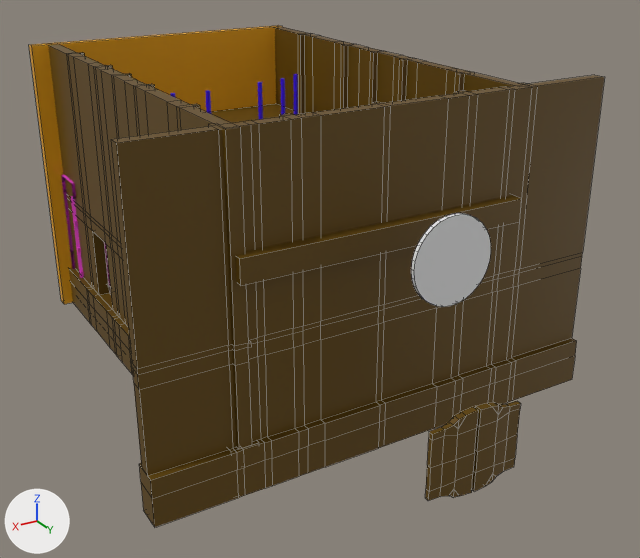
An edit to the FBX model Assets/Bar/models/escenariO2bar.fbx, drawn before and after from the same camera.
One viewpoint serves both versions: a camera (50 mm lens) standing at (5.49, 11.55, 6.51) and looking at (-0.44, 1.67, 1.57). Every picture has the same lights, and +X, +Y and +Z are marked at lower left. The picture after the commit comes second. Mesh edges are drawn as thin lines on the coarser meshes. Where no turn or scale is listed for an object, it has been applied to the vertices. Vertices at exactly the same position are counted once.

The first picture shows 'Cylinder.006', 'estantera', 'fondo', 'pared_derecha.001', 'pared_derecha.002', 'pared_izquierda', 'puerta1', 'puerta2', 'techo' and 4 more.
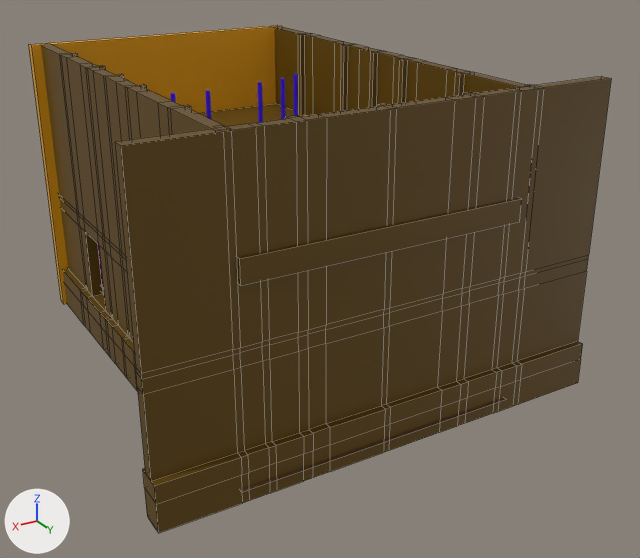
Commit message: escenario cambiado

Where the newer file only moved an object's origin or applied its transform, the numbers keep the older frame.

Where the change shows, as pixel boxes (x1, y1, x2, y2) in the pictures (640 x 558 px):
'pared_derecha.002', moved: before (111, 75, 604, 527); after (115, 77, 611, 533)
'pared_izquierda', moved: before (48, 44, 259, 452); after (41, 45, 230, 391)
'Cylinder.006', deleted: before (411, 213, 491, 307)
'puerta2', deleted (brown): before (425, 407, 478, 501)
'puerta1', deleted (brown): before (472, 401, 521, 491)

The change in detail:
me_cube_005 is used by ob_pared_derecha_002; location (-0.19, 3.51, 1.32).
me_cube_005 had 408 vertices, 406 faces and spanned x -3.31..3.13, y -0.15..0.21, z -1.27..3.09.
me_cube_005 now has 408 vertices, 406 faces and spans x -3.31..3.13, y -0.03..0.32, z -1.27..3.09.
me_cube_005 part 1: the whole mesh is moved by (0.0, 0.11, 0.0).
me_cube_018 is used by ob_pared_izquierda; location (1.76, 0.38, 1.28).
me_cube_018 had 402 vertices, 404 faces and spanned x -0.16..0.2, y -3.14..3.31, z -1.23..3.13.
me_cube_018 now has 402 vertices, 404 faces and spans x -0.06..0.3, y -3.14..3.31, z -1.23..3.13.
me_cube_018 part 2: the whole mesh is moved by (0.11, 0.0, 0.0).
Object 'puerta2' (ob_puerta2) is deleted.
Object 'puerta1' (ob_puerta1) is deleted.
Object 'Cylinder.006' (ob_cylinder_006) is deleted.
